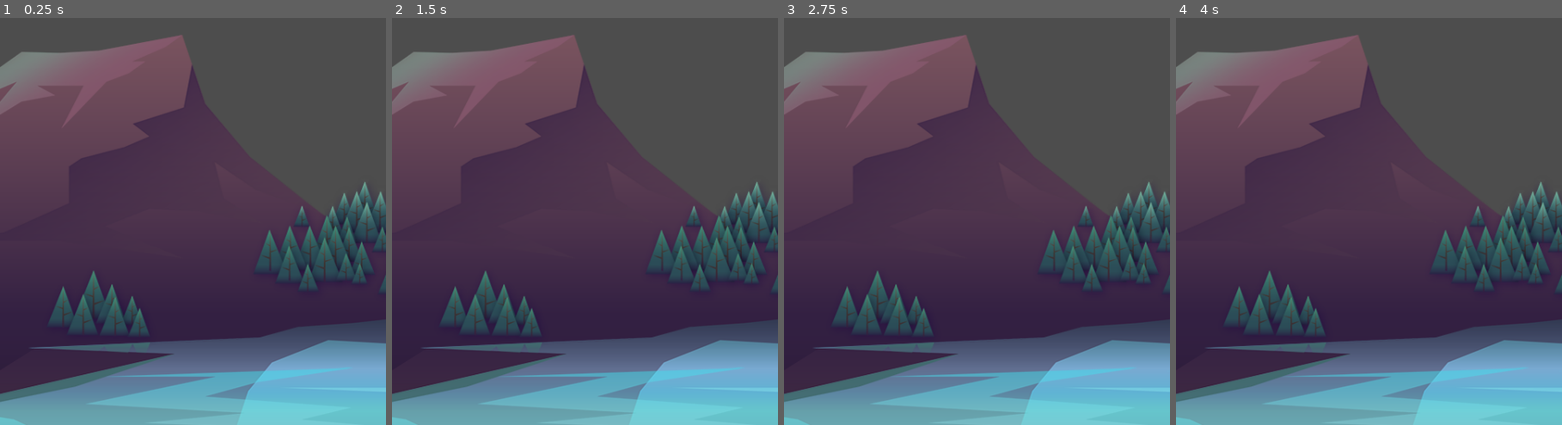
Above: before the commit, frames 1-4 (left to right).
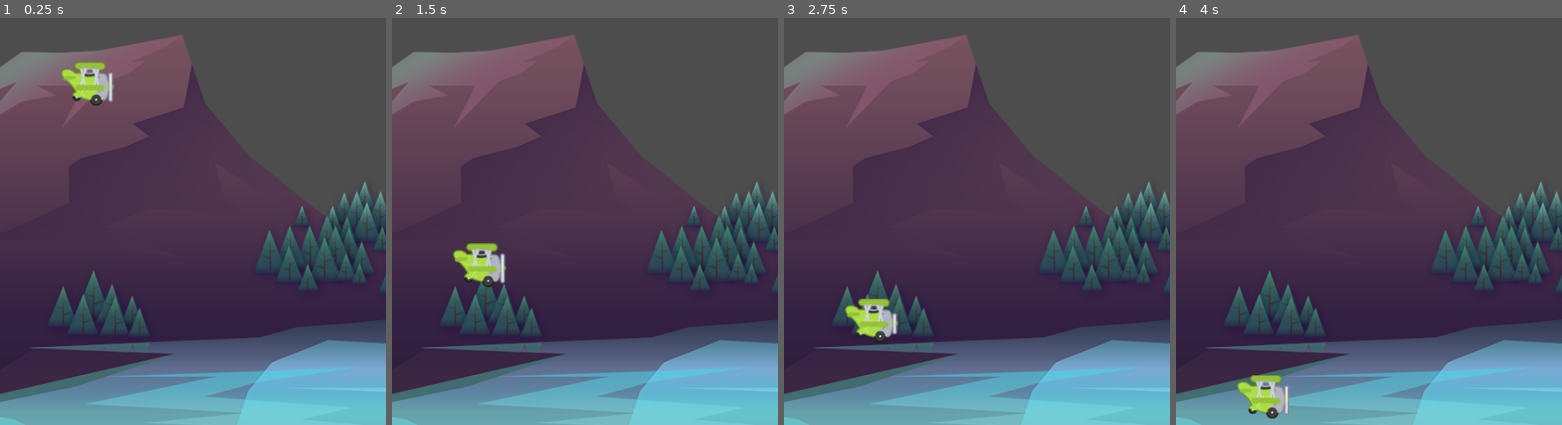
Above: after the commit, the same moments.

Repository: bluewind109/Tappy
Game: Godot game, scene res://scenes/game/game.tscn
Same seed, same stepped clock (60 frames per second), same inputs: the game is played once before the commit and once after it.
Inputs:
- Up to frame 1 (0.25 s): no input
- Up to frame 2 (1.5 s): tap Space (fly, bound only after the commit) at 0.6, 1.35 s
- Up to frame 3 (2.75 s): tap Space (fly, bound only after the commit) at 2.1 s
- Up to frame 4 (4 s): tap Space (fly, bound only after the commit) at 2.85, 3.6 s

The runs differ from the first frame. In frame 1, 1.0% of the frame differs, in the area x 15-30%, y 10-22%; in frame 2, 1.0%, in the area x 15-30%, y 55-67%; in frame 3, 1.0%; in frame 4, 1.0%.

Commit message:
Setup game scene + flight function

Diff:
--- a/project.godot
+++ b/project.godot
@@ -21,6 +21,14 @@
 window/size/viewport_height=854
 window/handheld/orientation=1
 
+[input]
+
+fly={
+"deadzone": 0.5,
+"events": [Object(InputEventKey,"resource_local_to_scene":false,"resource_name":"","device":-1,"window_id":0,"alt_pressed":false,"shift_pressed":false,"ctrl_pressed":false,"meta_pressed":false,"pressed":false,"keycode":0,"physical_keycode":32,"key_label":0,"unicode":32,"echo":false,"script":null)
+]
+}
+
 [rendering]
 
 renderer/rendering_method="mobile"
--- /dev/null
+++ b/scenes/barrier/barrier.tscn
@@ -0,0 +1,10 @@
+[gd_scene load_steps=2 format=3 uid="uid://cg27dfsaaoxxo"]
+
+[sub_resource type="RectangleShape2D" id="RectangleShape2D_5nvm8"]
+size = Vector2(502, 20)
+
+[node name="Barrier" type="StaticBody2D"]
+
+[node name="CollisionShape2D" type="CollisionShape2D" parent="."]
+position = Vector2(241, 0)
+shape = SubResource("RectangleShape2D_5nvm8")
--- a/scenes/game/game.tscn
+++ b/scenes/game/game.tscn
@@ -1,9 +1,20 @@
-[gd_scene load_steps=2 format=3 uid="uid://dv6n1ksy3ldpk"]
+[gd_scene load_steps=4 format=3 uid="uid://dv6n1ksy3ldpk"]
 
 [ext_resource type="Texture2D" uid="uid://d1xu8ett2g2cx" path="res://assets/background/rocks_2.png" id="1_pb0xt"]
+[ext_resource type="PackedScene" uid="uid://csp8vb4ldqwbx" path="res://scenes/plane/plane.tscn" id="2_uhxhr"]
+[ext_resource type="PackedScene" uid="uid://cg27dfsaaoxxo" path="res://scenes/barrier/barrier.tscn" id="3_h1ad2"]
 
 [node name="Game" type="Node2D"]
 
 [node name="Sprite2D" type="Sprite2D" parent="."]
 position = Vector2(248, 397)
 texture = ExtResource("1_pb0xt")
+
+[node name="Plane" parent="." instance=ExtResource("2_uhxhr")]
+position = Vector2(109, 380)
+
+[node name="Barrier" parent="." instance=ExtResource("3_h1ad2")]
+position = Vector2(-1, 854)
+
+[node name="Barrier2" parent="." instance=ExtResource("3_h1ad2")]
+position = Vector2(-2, -1)
--- /dev/null
+++ b/scenes/plane/plane.gd
@@ -0,0 +1,31 @@
+extends CharacterBody2D
+
+@onready var animated_sprite_2d = $AnimatedSprite2D
+
+const GRAVITY: float = 1500.0
+const POWER: float = -500.0
+
+func _ready():
+	pass
+
+func _physics_process(delta):
+	fly(delta)
+	move_and_slide()
+	if is_on_floor() == true:
+		die()
+
+	pass
+
+func fly(delta: float) -> void:
+	velocity.y += GRAVITY * delta
+
+	if Input.is_action_just_pressed("fly") == true:
+		velocity.y = POWER
+
+	pass
+
+func die() -> void:
+	set_physics_process(false)
+	animated_sprite_2d.stop()
+
+	pass
--- /dev/null
+++ b/scenes/plane/plane.tscn
@@ -0,0 +1,49 @@
+[gd_scene load_steps=8 format=3 uid="uid://csp8vb4ldqwbx"]
+
+[ext_resource type="Texture2D" uid="uid://bk54k2bbobmhn" path="res://assets/plane/planes_sheet.png" id="1_ot2er"]
+[ext_resource type="Script" path="res://scenes/plane/plane.gd" id="1_utcy3"]
+
+[sub_resource type="AtlasTexture" id="AtlasTexture_fhxfi"]
+atlas = ExtResource("1_ot2er")
+region = Rect2(0, 0, 88, 73)
+
+[sub_resource type="AtlasTexture" id="AtlasTexture_ag7fp"]
+atlas = ExtResource("1_ot2er")
+region = Rect2(88, 0, 88, 73)
+
+[sub_resource type="AtlasTexture" id="AtlasTexture_12o6l"]
+atlas = ExtResource("1_ot2er")
+region = Rect2(176, 0, 88, 73)
+
+[sub_resource type="SpriteFrames" id="SpriteFrames_4yl7w"]
+animations = [{
+"frames": [{
+"duration": 1.0,
+"texture": SubResource("AtlasTexture_fhxfi")
+}, {
+"duration": 1.0,
+"texture": SubResource("AtlasTexture_ag7fp")
+}, {
+"duration": 1.0,
+"texture": SubResource("AtlasTexture_12o6l")
+}],
+"loop": true,
+"name": &"fly",
+"speed": 10.0
+}]
+
+[sub_resource type="CircleShape2D" id="CircleShape2D_wastw"]
+radius = 25.0
+
+[node name="Plane" type="CharacterBody2D"]
+script = ExtResource("1_utcy3")
+
+[node name="AnimatedSprite2D" type="AnimatedSprite2D" parent="."]
+scale = Vector2(0.75, 0.75)
+sprite_frames = SubResource("SpriteFrames_4yl7w")
+animation = &"fly"
+autoplay = "fly"
+frame_progress = 0.696381
+
+[node name="CollisionShape2D" type="CollisionShape2D" parent="."]
+shape = SubResource("CircleShape2D_wastw")
